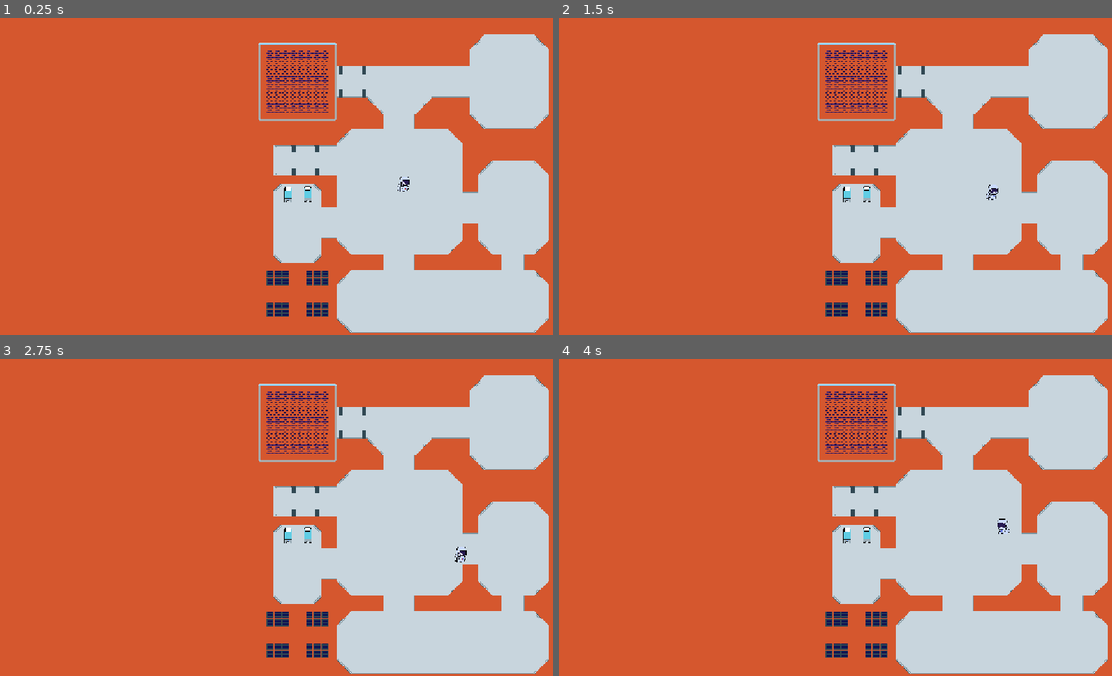
Above: before the commit, frames 1-4 (two rows, left to right).
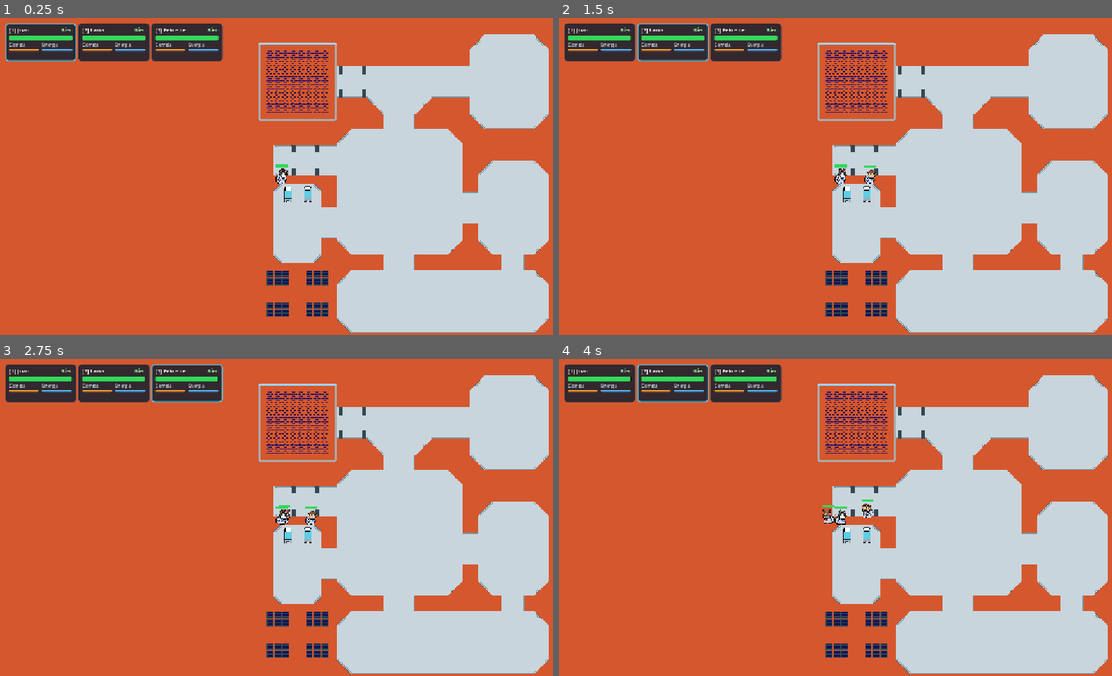
Above: after the commit, the same moments.

Repository: felicetteam/spaceapp-challenge-2026
Game: Godot game, scene res://Base/base.tscn
Same seed, same stepped clock (60 frames per second), same inputs: the game is played once before the commit and once after it.
Inputs (mouse positions are in pixels of both pictures, inside the frame that each line leads up to):
- Up to frame 1 (0.25 s): no input
- Up to frame 2 (1.5 s): tap Enter (ui_accept) at 0.5, 0.77 s; move the mouse to (962, 160) at 0.52 s; hold Right (ui_right) 0.53-1.28 s; tap 1 at 0.6 s; click (962, 160) at 0.67 s; move the mouse to (730, 192) at 1.27 s; hold Down (ui_down) from 1.28 s (still down); tap 2 at 1.35 s
- Up to frame 3 (2.75 s): tap Enter (ui_accept) at 1.52 s; move the mouse to (337, 447) at 2.02 s; release Down (ui_down) at 2.03 s; hold Right (ui_right) from 2.03 s (still down); tap 3 at 2.1 s
- Up to frame 4 (4 s): move the mouse to (813, 580) at 2.77 s; release Right (ui_right) at 2.78 s; hold Up (ui_up) 2.78-3.53 s; tap 1 at 2.85 s; click (813, 580) at 2.92 s; tap Enter (ui_accept) at 3.02, 3.77 s; move the mouse to (1012, 565) at 3.52 s; hold Left (ui_left) from 3.53 s (still down); tap 2 at 3.6 s

The runs differ from the first frame. In frame 1, 4.9% of the frame differs, in the area x 1-75%, y 1-55%; in frame 2, 4.9%; in frame 3, 5.0%; in frame 4, 5.0%, in the area x 1-82%, y 1-56%.

Commit message:
Health bar & HUD

Diff:
--- a/spaceapp/Base/base.tscn
+++ b/spaceapp/Base/base.tscn
@@ -1,50 +1,15 @@
 [gd_scene format=4 uid="uid://cp62uauomhfu1"]
 
+[ext_resource type="Script" uid="uid://deo35w86dwkno" path="res://Base/base.gd" id="1_0m7nb"]
 [ext_resource type="TileSet" uid="uid://csxo7kk1akqyb" path="res://tile_sets/base.tres" id="1_rpg24"]
-[ext_resource type="Script" uid="uid://dpf75aq6fgsam" path="res://Personaje/personaje.gd" id="1_ws5nf"]
-[ext_resource type="SpriteFrames" uid="uid://3qbo1vmb0ijo" path="res://Personaje/sprite_frames_personaje.tres" id="2_0m7nb"]
 [ext_resource type="PackedScene" uid="uid://0e3ndnk638lg" path="res://Muebles/cama hospital/cama_hospital.tscn" id="4_0m7nb"]
-
-[sub_resource type="RectangleShape2D" id="RectangleShape2D_qa2pe"]
-size = Vector2(15, 2)
+[ext_resource type="PackedScene" uid="uid://bsg88fdph5q8a" path="res://Personaje/personaje.tscn" id="4_8k6vf"]
+[ext_resource type="PackedScene" uid="uid://cnagddqo3duos" path="res://UI/hud.tscn" id="4_77ap6"]
 
 [node name="base" type="Node2D" unique_id=339836169]
+script = ExtResource("1_0m7nb")
 
 [node name="Camera2D" type="Camera2D" parent="." unique_id=1225135573]
-
-[node name="CharacterBody2D" type="CharacterBody2D" parent="." unique_id=1006636007]
-position = Vector2(248, 17)
-up_direction = Vector2(0, 1)
-script = ExtResource("1_ws5nf")
-
-[node name="Sprite_Casco" type="AnimatedSprite2D" parent="CharacterBody2D" unique_id=1644339486]
-z_index = 2
-sprite_frames = ExtResource("2_0m7nb")
-animation = &"Casco"
-
-[node name="Sprite_Cabeza" type="AnimatedSprite2D" parent="CharacterBody2D" unique_id=1841676089]
-z_index = 3
-sprite_frames = ExtResource("2_0m7nb")
-animation = &"Cabezas"
-frame = 3
-
-[node name="Sprite_Brazo" type="AnimatedSprite2D" parent="CharacterBody2D" unique_id=699519334]
-z_index = 1
-sprite_frames = ExtResource("2_0m7nb")
-animation = &"correr_brazo"
-frame = 2
-frame_progress = 0.472213
-
-[node name="Sprite_Cuerpo" type="AnimatedSprite2D" parent="CharacterBody2D" unique_id=929383964]
-texture_filter = 1
-sprite_frames = ExtResource("2_0m7nb")
-animation = &"correr_base"
-frame = 2
-frame_progress = 0.38195086
-
-[node name="CollisionShape2D" type="CollisionShape2D" parent="CharacterBody2D" unique_id=1827949784]
-position = Vector2(-0.5, 15)
-shape = SubResource("RectangleShape2D_qa2pe")
 
 [node name="TileMapLayer" type="TileMapLayer" parent="." unique_id=1404671459]
 z_index = -1
@@ -56,3 +21,14 @@
 
 [node name="cama_hospital2" parent="." unique_id=1643107742 instance=ExtResource("4_0m7nb")]
 position = Vector2(53, 36)
+
+[node name="HUD" parent="." unique_id=1767131141 instance=ExtResource("4_77ap6")]
+
+[node name="Juan" parent="." unique_id=1006636007 instance=ExtResource("4_8k6vf")]
+cabeza = 2
+
+[node name="Laika" parent="." unique_id=784882181 instance=ExtResource("4_8k6vf")]
+cabeza = 1
+
+[node name="Felicette" parent="." unique_id=1866042998 instance=ExtResource("4_8k6vf")]
+cabeza = 0
--- a/spaceapp/Personaje/personaje.gd
+++ b/spaceapp/Personaje/personaje.gd
@@ -49,7 +49,7 @@
 @onready var sprite_brazo: AnimatedSprite2D = $Sprite_Brazo
 @onready var sprite_cabeza: AnimatedSprite2D = $Sprite_Cabeza
 @onready var sprite_casco: AnimatedSprite2D = $Sprite_Casco
-@onready var barra_salud: ProgressBar = $BarraSalud
+@onready var barra_salud: ProgressBar = $Barra_Salud
 
 # Variables de estado vital (0 a 100)
 var salud: float = 100.0
